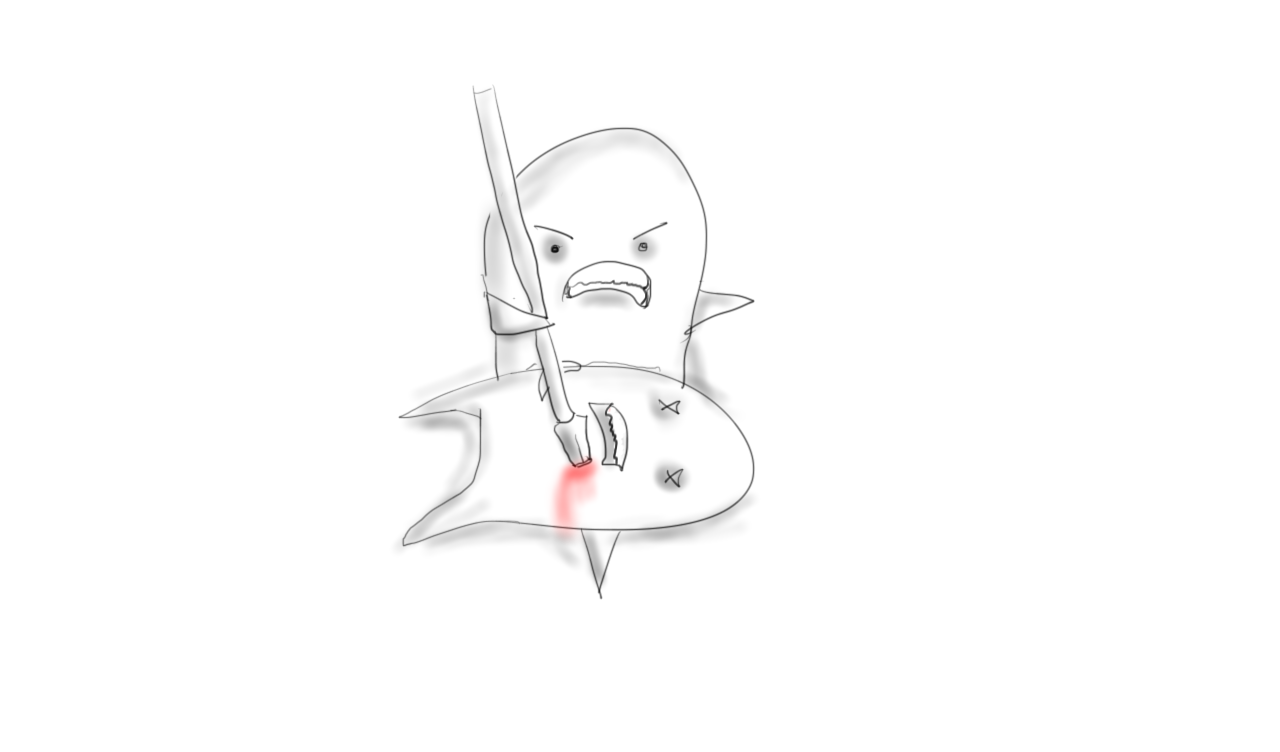
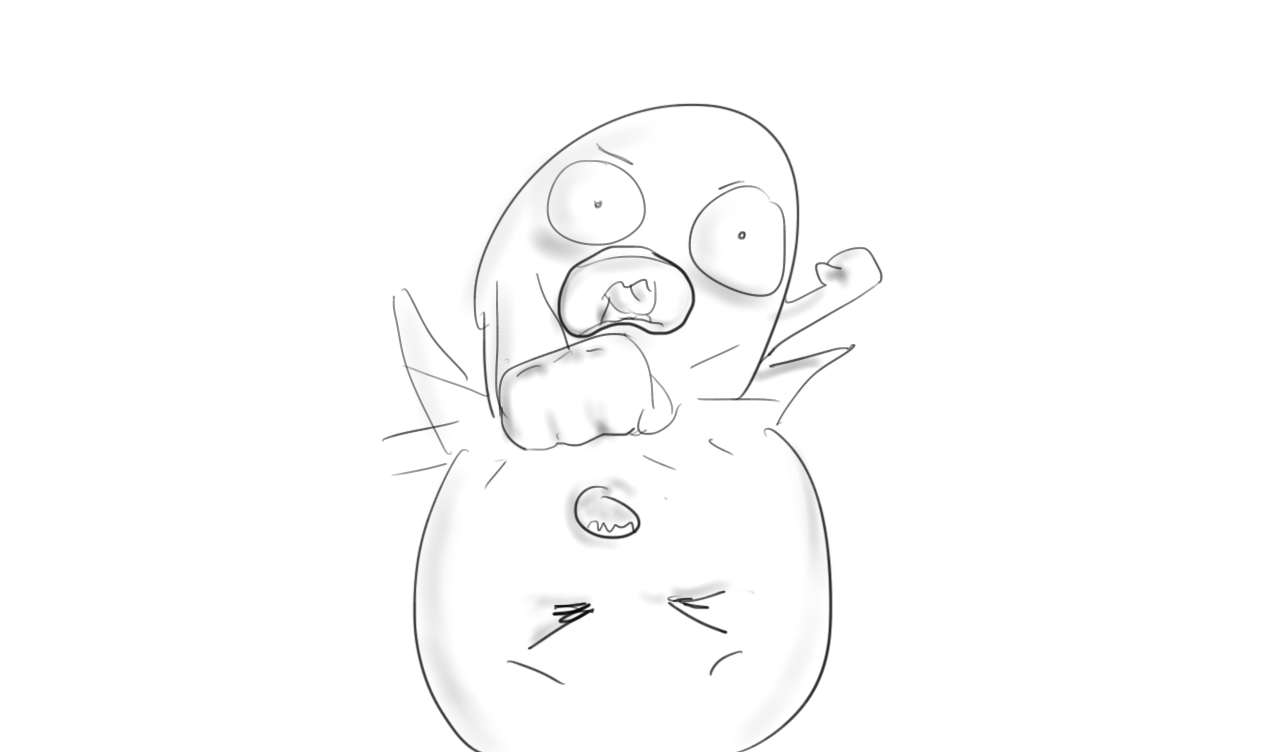
Revision of a layered 1280×752 image; what changed, layer by layer:
painted on "Background" over [381, 84, 884, 752]
